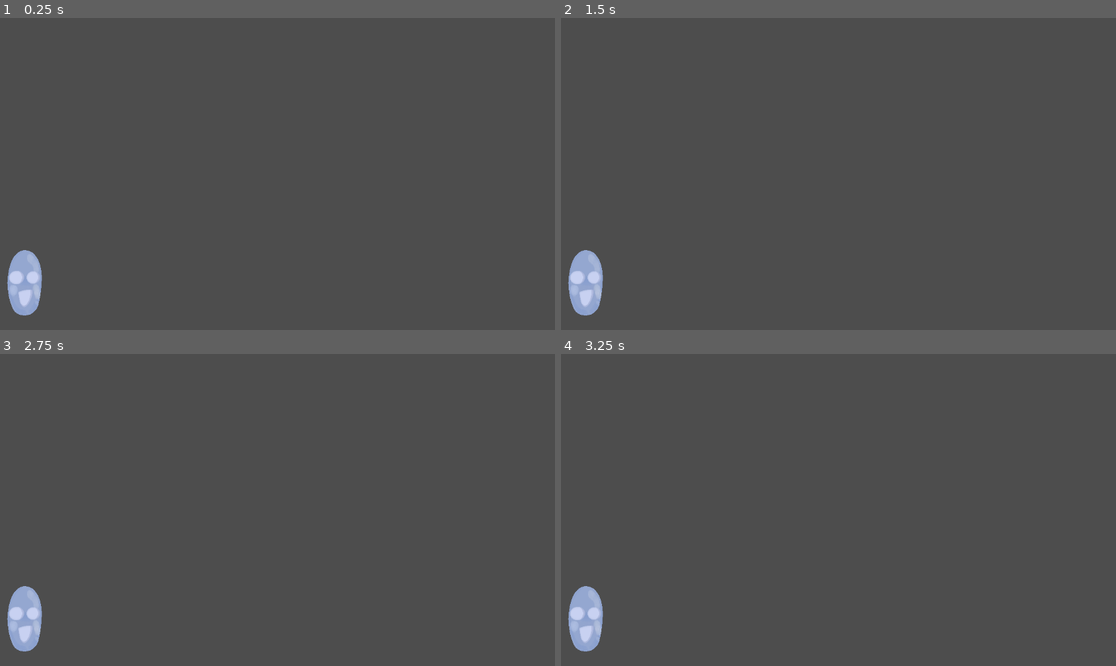
Above: before the commit, frames 1-4 (two rows, left to right).
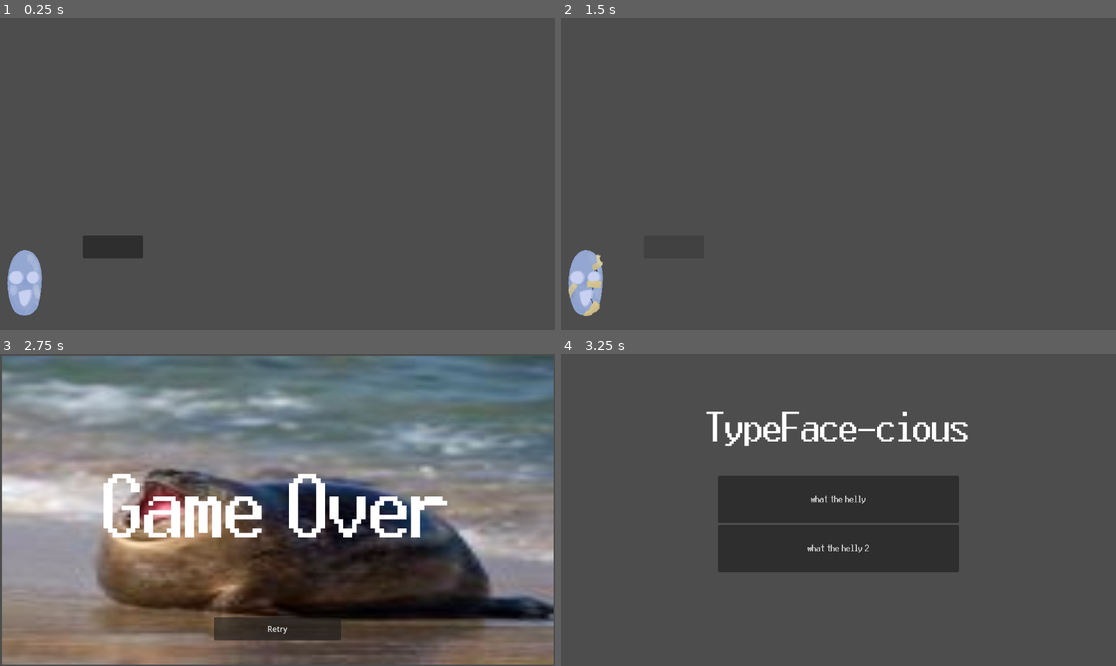
Above: after the commit, the same moments.

Repository: BirdOfAsh/Typeface-tious
Game: Godot game, scene res://Tape-system/Face.tscn
Same seed, same stepped clock (60 frames per second), same inputs: the game is played once before the commit and once after it.
Inputs (mouse positions are in pixels of both pictures, inside the frame that each line leads up to):
- Up to frame 1 (0.25 s): no input
- Up to frame 2 (1.5 s): click (672, 245) at 0.52 s; click (672, 245) at 1.27 s
- Up to frame 3 (2.75 s): click (111, 581) at 2.02 s
- Up to frame 4 (3.25 s): click (838, 628) at 2.75 s, where only the run after the commit has a clickable "Retry"

The runs differ from the first frame. In frame 1, 0.8% of the frame differs, in the area x 14-26%, y 69-78%; in frame 2, 0.2%; in frame 3, 92%, in the area x 0-100%, y 0-100%; in frame 4, 16%.

Commit message:
uhm lots of stuff

Diff:
--- /dev/null
+++ b/typeface-tious/MainMenu/Main-Menu.tscn
@@ -0,0 +1,28 @@
+[gd_scene format=3 uid="uid://bxda4nq3c6abw"]
+
+[node name="MainMenu" type="Node2D" unique_id=2016922839]
+
+[node name="Button" type="Button" parent="." unique_id=1172735942]
+offset_left = 314.0
+offset_top = 392.0
+offset_right = 640.0
+offset_bottom = 499.0
+
+[node name="Label" type="Label" parent="Button" unique_id=1028880466]
+layout_mode = 0
+offset_top = 2.0
+offset_right = 274.0
+offset_bottom = 75.0
+
+[node name="Button2" type="Button" parent="." unique_id=904497348]
+offset_left = 315.0
+offset_top = 280.0
+offset_right = 639.0
+offset_bottom = 385.0
+
+[node name="Label" type="Label" parent="Button2" unique_id=1078735111]
+layout_mode = 0
+offset_left = 1.0
+offset_top = 1.0
+offset_right = 291.0
+offset_bottom = 106.0
--- /dev/null
+++ b/typeface-tious/MainMenu/MainMenu.tscn
@@ -0,0 +1,58 @@
+[gd_scene format=3 uid="uid://bd66osfavf406"]
+
+[ext_resource type="Script" uid="uid://hojyyyjn0rar" path="res://MainMenu/main_menu.gd" id="1_otibh"]
+[ext_resource type="FontFile" uid="uid://be46jbscltqjo" path="res://assets/Font/Terminal.ttf" id="2_cruaa"]
+
+[sub_resource type="Theme" id="Theme_cruaa"]
+
+[node name="MainMenu" type="Control" unique_id=1751837866]
+layout_mode = 3
+anchors_preset = 15
+anchor_right = 1.0
+anchor_bottom = 1.0
+grow_horizontal = 2
+grow_vertical = 2
+script = ExtResource("1_otibh")
+
+[node name="VBoxContainer" type="VBoxContainer" parent="." unique_id=677222907]
+layout_mode = 1
+anchors_preset = 8
+anchor_left = 0.5
+anchor_top = 0.5
+anchor_right = 0.5
+anchor_bottom = 0.5
+offset_left = -250.0
+offset_top = -71.0
+offset_right = 250.0
+offset_bottom = 129.0
+grow_horizontal = 2
+grow_vertical = 2
+
+[node name="Start" type="Button" parent="VBoxContainer" unique_id=197682568]
+layout_mode = 2
+size_flags_vertical = 3
+theme = SubResource("Theme_cruaa")
+theme_override_fonts/font = ExtResource("2_cruaa")
+text = "what the helly"
+
+[node name="Credit" type="Button" parent="VBoxContainer" unique_id=936112067]
+layout_mode = 2
+size_flags_vertical = 3
+theme_override_fonts/font = ExtResource("2_cruaa")
+text = "what the helly 2"
+
+[node name="Label" type="Label" parent="." unique_id=1685066481]
+layout_mode = 1
+anchors_preset = 10
+anchor_right = 1.0
+offset_top = 89.0
+offset_bottom = 222.0
+grow_horizontal = 2
+theme_override_fonts/font = ExtResource("2_cruaa")
+theme_override_font_sizes/font_size = 70
+text = "TypeFace-cious"
+horizontal_alignment = 1
+vertical_alignment = 1
+
+[connection signal="pressed" from="VBoxContainer/Start" to="." method="_on_start_pressed"]
+[connection signal="pressed" from="VBoxContainer/Credit" to="." method="_on_credit_pressed"]
--- /dev/null
+++ b/typeface-tious/MainMenu/main_menu.gd
@@ -0,0 +1,15 @@
+extends Control
+
+
+
+
+
+
+func _on_start_pressed() -> void:
+	get_tree().change_scene_to_file("res://Tape-system/Face.tscn")
+	pass # Replace with function body.
+
+
+func _on_credit_pressed() -> void:
+	print ("toaster")
+	pass # Replace with function body.
--- a/typeface-tious/Tape-system/Face.tscn
+++ b/typeface-tious/Tape-system/Face.tscn
@@ -3,6 +3,11 @@
 [ext_resource type="Script" uid="uid://b1oensw17oc5x" path="res://Tape-system/Tape-system.gd" id="1_68567"]
 [ext_resource type="PackedScene" uid="uid://dwah035yomhcs" path="res://Tape-system/tapeeeeeeeee.tscn" id="2_m1jk8"]
 [ext_resource type="Texture2D" uid="uid://dygxtt5fbuvrg" path="res://assets/fresh_face.png" id="3_68567"]
+[ext_resource type="Texture2D" uid="uid://umvxo4c6fyyh" path="res://assets/mid_damage/mid_tape_1.png" id="4_m1jk8"]
+[ext_resource type="Texture2D" uid="uid://umopll7jkm3c" path="res://assets/mid_damage/mid_tape_2.png" id="5_ycvve"]
+[ext_resource type="Texture2D" uid="uid://bj2qnfadq31i6" path="res://assets/mid_damage/mid_tape_3.png" id="6_h4uee"]
+[ext_resource type="Texture2D" uid="uid://dxqewknmfbqen" path="res://assets/light_damage/light_tape_1.png" id="7_v6ufl"]
+[ext_resource type="Texture2D" uid="uid://dgicnmuelfpa" path="res://assets/light_damage/light_tape_2.png" id="8_bwqe8"]
 
 [sub_resource type="RectangleShape2D" id="RectangleShape2D_dmtdc"]
 size = Vector2(101, 126.5)
@@ -16,6 +21,26 @@
 scale = Vector2(0.060174007, 0.08317971)
 texture = ExtResource("3_68567")
 
+[node name="Mid_Tape_1" type="Sprite2D" parent="Sprite2D" unique_id=1230739568]
+visible = false
+texture = ExtResource("4_m1jk8")
+
+[node name="Mid_Tape_2" type="Sprite2D" parent="Sprite2D" unique_id=1109418189]
+visible = false
+texture = ExtResource("5_ycvve")
+
+[node name="Mid_Tape_3" type="Sprite2D" parent="Sprite2D" unique_id=1739860817]
+visible = false
+texture = ExtResource("6_h4uee")
+
+[node name="Light_Tape_1" type="Sprite2D" parent="Sprite2D" unique_id=645880107]
+visible = false
+texture = ExtResource("7_v6ufl")
+
+[node name="Light_Tape_2" type="Sprite2D" parent="Sprite2D" unique_id=2056715450]
+visible = false
+texture = ExtResource("8_bwqe8")
+
 [node name="TapeBox" type="Area2D" parent="." unique_id=690560337]
 
 [node name="CollisionPolygon2D" type="CollisionPolygon2D" parent="TapeBox" unique_id=1519194304]
@@ -28,7 +53,14 @@
 position = Vector2(49, 554)
 shape = SubResource("RectangleShape2D_dmtdc")
 
+[node name="Button" type="Button" parent="." unique_id=118653349]
+offset_left = 172.0
+offset_top = 452.0
+offset_right = 297.0
+offset_bottom = 499.0
+
 [connection signal="input_event" from="TapeBox" to="." method="_on_face_box_input_event"]
 [connection signal="mouse_shape_entered" from="TapeBox" to="." method="_on_face_box_mouse_shape_entered"]
 [connection signal="area_entered" from="Facebox" to="." method="_on_facebox_area_entered"]
 [connection signal="area_exited" from="Facebox" to="." method="_on_facebox_area_exited"]
+[connection signal="pressed" from="Button" to="." method="_on_button_pressed"]
--- a/typeface-tious/Tape-system/Tape-system.gd
+++ b/typeface-tious/Tape-system/Tape-system.gd
@@ -6,16 +6,22 @@
 
 const LIGHT_DAMAGE_MASK = preload("uid://bs2y6likpspor")
 const MID_DAMAGE_MASK = preload("uid://bv5fyagb28o14")
+const FRESH_FACE = preload("uid://dygxtt5fbuvrg")
+const MID_TAPE_1 = preload("uid://umvxo4c6fyyh")
+const MID_TAPE_3 = preload("uid://bj2qnfadq31i6")
 
-const FRESH_FACE = preload("uid://dygxtt5fbuvrg")
-
-
+@onready var mid_tape_2: Sprite2D = $Sprite2D/Mid_Tape_2
+@onready var mid_tape_3: Sprite2D = $Sprite2D/Mid_Tape_3
+@onready var light_tape_1: Sprite2D = $Sprite2D/Light_Tape_1
+@onready var light_tape_2: Sprite2D = $Sprite2D/Light_Tape_2
+@onready var mid_tape_1: Sprite2D = $Sprite2D/Mid_Tape_1
 @onready var sprite_2d: Sprite2D = $Sprite2D
 @onready var tape_box: Area2D = $TapeBox
+@onready var face: Area2D = $Facebox
+
 var dragging := false
 var tape:  Area2D
 var tape_over_target = false
-@onready var face: Area2D = $Facebox
 
 
 
@@ -34,21 +40,40 @@
 				tape.queue_free()
 				tape = null
 				tape_over_target = false
+	if StateNum == 4:
+		StateNum = 3
+	elif StateNum == 0:
+		get_tree().change_scene_to_file("res://game_over.tscn")
 
 func _on_button_pressed():
-	Heal()
+	Damage()
 
 
 var StateNum : int = 3
 
 
 func ChangeStates():
-	if StateNum !=0 and StateNum <= 3:
+	if StateNum !=0 and StateNum < 4:
 		if StateNum == 1:
+			light_tape_1.show()
+			light_tape_2.show()
+			mid_tape_1.show()
+			mid_tape_2.show()
+			mid_tape_3.show()
 			sprite_2d.texture = MID_DAMAGE_MASK
 		elif StateNum == 2:
+			light_tape_1.show()
+			light_tape_2.show()
+			mid_tape_1.hide()
+			mid_tape_2.hide()
+			mid_tape_3.hide()
 			sprite_2d.texture = LIGHT_DAMAGE_MASK
 		elif StateNum == 3:
+			mid_tape_1.hide()
+			mid_tape_2.hide()
+			mid_tape_3.hide()
+			light_tape_1.hide()
+			light_tape_2.hide()
 			sprite_2d.texture = FRESH_FACE
 
 
--- /dev/null
+++ b/typeface-tious/game_over.gd
@@ -0,0 +1,7 @@
+extends Control
+
+
+
+
+func _on_button_pressed() -> void:
+	get_tree().change_scene_to_file("res://MainMenu/MainMenu.tscn") # Replace with function body.
--- /dev/null
+++ b/typeface-tious/game_over.tscn
@@ -0,0 +1,68 @@
+[gd_scene format=3 uid="uid://cfmxr7x1qtt8h"]
+
+[ext_resource type="Script" uid="uid://b75f65aommt42" path="res://game_over.gd" id="1_ccer4"]
+[ext_resource type="Texture2D" uid="uid://dc4e0j57sd42n" path="res://assets/B9z81czJt9g-png__700.jpg" id="1_yxx3c"]
+[ext_resource type="FontFile" uid="uid://be46jbscltqjo" path="res://assets/Font/Terminal.ttf" id="2_ccer4"]
+
+[sub_resource type="StyleBoxTexture" id="StyleBoxTexture_8u835"]
+texture = ExtResource("1_yxx3c")
+
+[node name="GameOver" type="Control" unique_id=743638881]
+layout_mode = 3
+anchors_preset = 15
+anchor_right = 1.0
+anchor_bottom = 1.0
+grow_horizontal = 2
+grow_vertical = 2
+script = ExtResource("1_ccer4")
+
+[node name="Panel" type="Panel" parent="." unique_id=1709002117]
+layout_mode = 1
+anchors_preset = 8
+anchor_left = 0.5
+anchor_top = 0.5
+anchor_right = 0.5
+anchor_bottom = 0.5
+offset_left = -572.5
+offset_top = -320.5
+offset_right = 572.5
+offset_bottom = 320.5
+grow_horizontal = 2
+grow_vertical = 2
+theme_override_styles/panel = SubResource("StyleBoxTexture_8u835")
+
+[node name="Label" type="Label" parent="Panel" unique_id=54645466]
+layout_mode = 1
+anchors_preset = 8
+anchor_left = 0.5
+anchor_top = 0.5
+anchor_right = 0.5
+anchor_bottom = 0.5
+offset_left = -416.5
+offset_top = -212.5
+offset_right = 416.5
+offset_bottom = 212.5
+grow_horizontal = 2
+grow_vertical = 2
+theme_override_fonts/font = ExtResource("2_ccer4")
+theme_override_font_sizes/font_size = 150
+text = "Game Over"
+horizontal_alignment = 1
+vertical_alignment = 1
+
+[node name="Button" type="Button" parent="." unique_id=658310437]
+layout_mode = 1
+anchors_preset = 7
+anchor_left = 0.5
+anchor_top = 1.0
+anchor_right = 0.5
+anchor_bottom = 1.0
+offset_left = -132.0
+offset_top = -101.0
+offset_right = 132.0
+offset_bottom = -53.0
+grow_horizontal = 2
+grow_vertical = 0
+text = "Retry"
+
+[connection signal="pressed" from="Button" to="." method="_on_button_pressed"]
Not shown, added: typeface-tious/MainMenu/main_menu.gd.uid
Binary file added: typeface-tious/assets/Font/Terminal.ttf
Not shown, added: typeface-tious/assets/Font/Terminal.ttf.import
Not shown, added: typeface-tious/game_over.gd.uid
